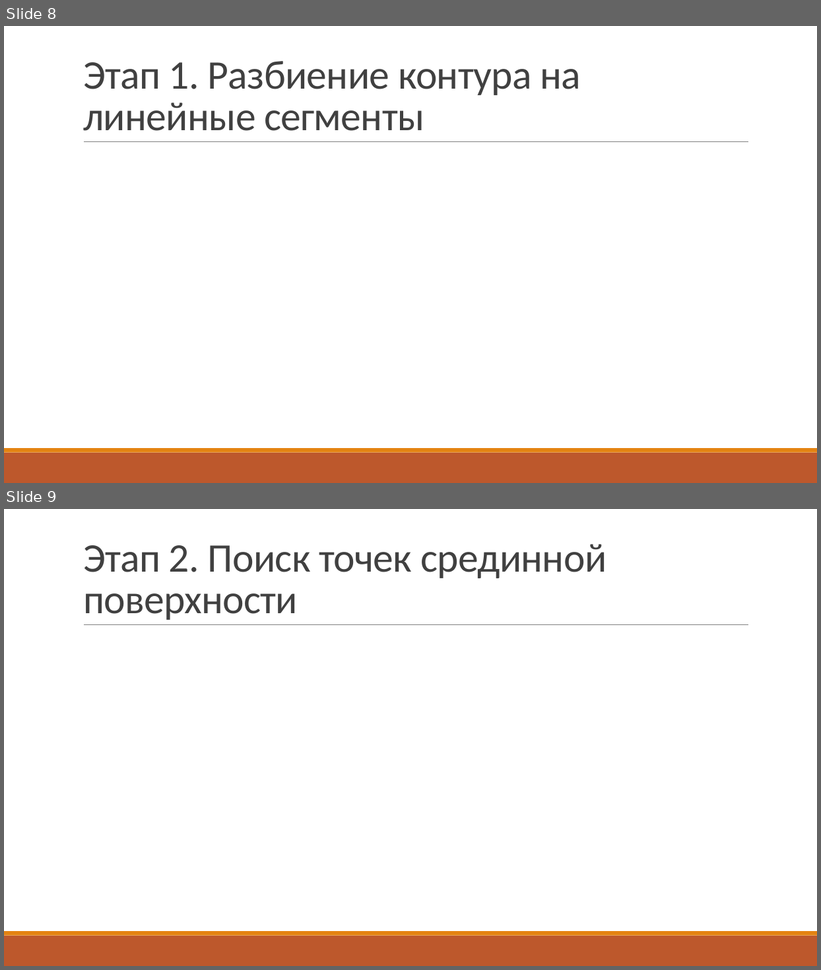
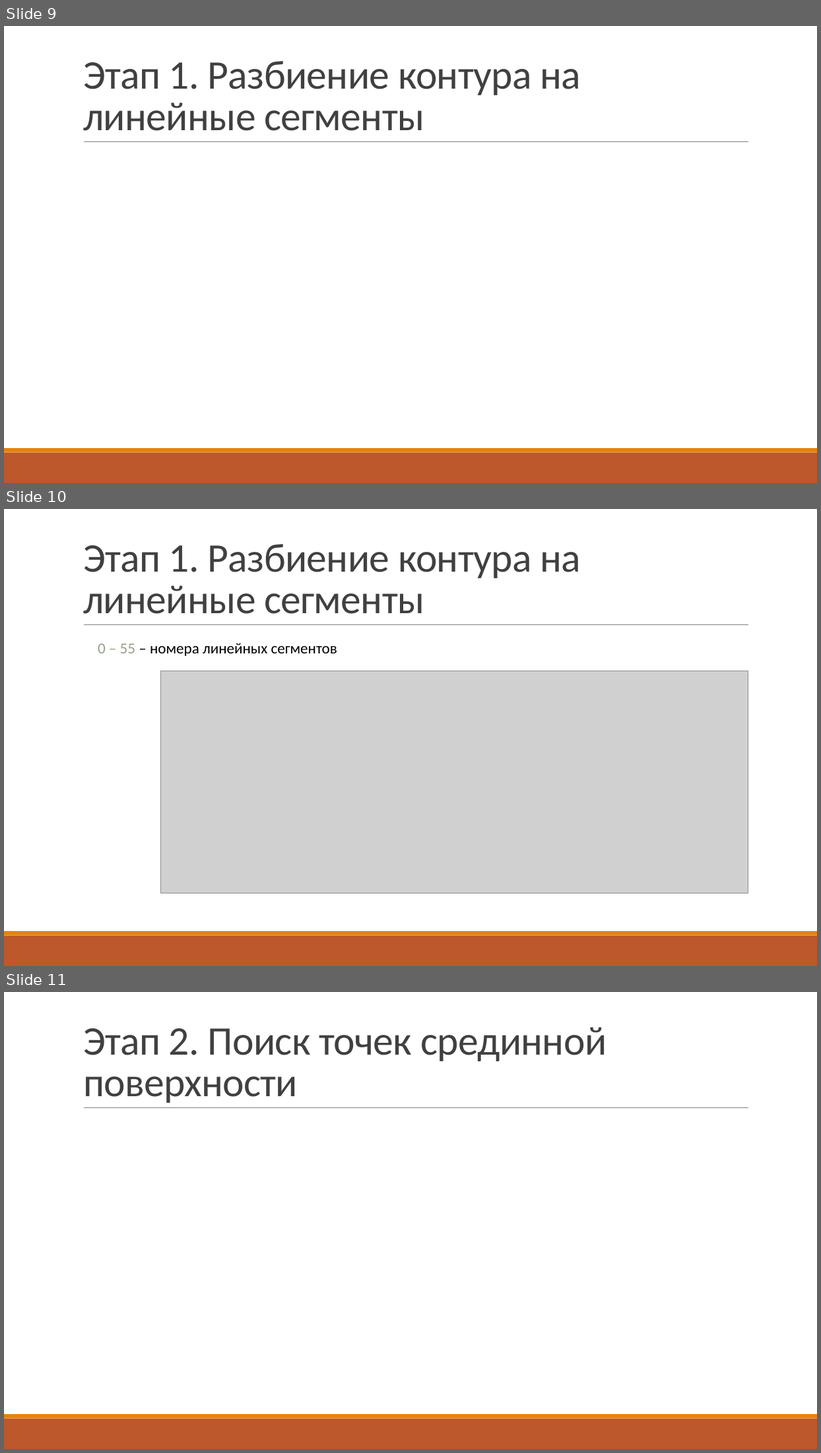
Before and after one commit to UNN-ITMM-AI381607m/middle-surface-proj, a slide deck: doc/publication/презентация.pptx. Shown one above the other, each under a label of ours: slides 8 and 9 before the commit, slides 9, 10 and 11 after it. The pictures are 821x970 and 821x1453 pixels, drawn with LibreOffice and Linux fonts; fonts in the diff are those of the drawing; grey boxes stand for pictures. Boxes give left, top, right and bottom in pixels: in the first picture for what was removed or moved away, otherwise in the second. Text is boxed around its words. In the diff, an @@ line names an element or a change of style, - is before the commit and + after.

```diff
--- a/doc/publication/презентация.pptx
+++ b/doc/publication/презентация.pptx
@@ slide 10 added at [4,509,817,966], background #FFFFFF; not listed: 3 template elements that a slide beside it also shows @@
@@ title added at [83,544,581,614], 48 pt, text #404040 @@
+Этап 1. Разбиение контура на линейные сегменты
@@ text added at [98,643,337,656], 18 pt, text #000000 @@
+0 – 55 – номера линейных сегментов
@@ picture added at [161,671,748,893] @@
@@ what was slide 8 is now slide 9 @@
@@ what was slide 9 is now slide 11 @@
```
Also in this commit, not shown: 4 slides changed, 2 other slides added.
